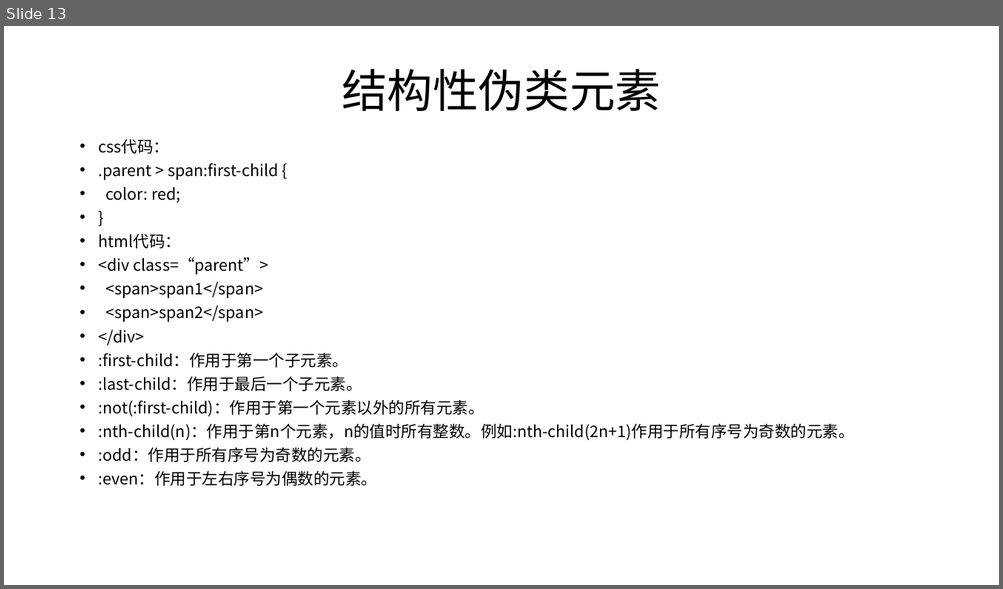
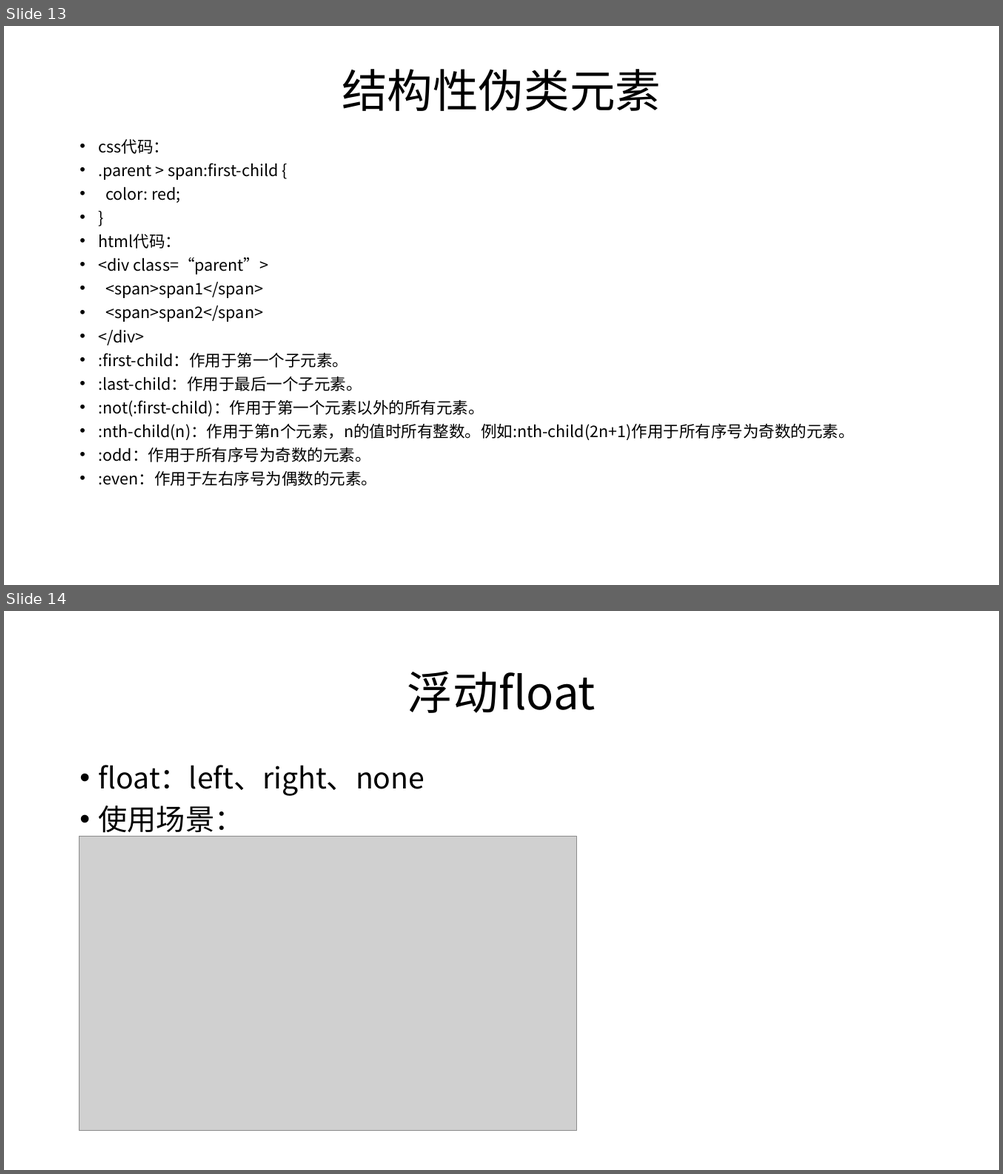
Before and after one commit to 1791317931/html-study, a slide deck: 材料/html/ppt/html-第五章.pptx. Shown one above the other, each under a label of ours: slide 13 before the commit, slides 13 and 14 after it. The pictures are 1003x589 and 1003x1174 pixels, drawn with LibreOffice and Linux fonts; fonts in the diff are those of the drawing; grey boxes stand for pictures. Boxes give left, top, right and bottom in pixels: in the first picture for what was removed or moved away, otherwise in the second. Text is boxed around its words. In the diff, an @@ line names an element or a change of style, - is before the commit and + after.

Commit message:
浮动与定位

```diff
--- a/材料/html/ppt/html-第五章.pptx
+++ b/材料/html/ppt/html-第五章.pptx
@@ slide 14 added at [4,611,999,1170], background #FFFFFF @@
@@ title added at [407,671,595,713], 44 pt, text #000000 @@
+浮动float
@@ text added at [99,765,425,838], 28 pt, text #000000 @@
+• float：left、right、none
+• 使用场景：
@@ picture added at [79,837,577,1132] @@
```
Also in this commit, not shown: 6 other slides added.
